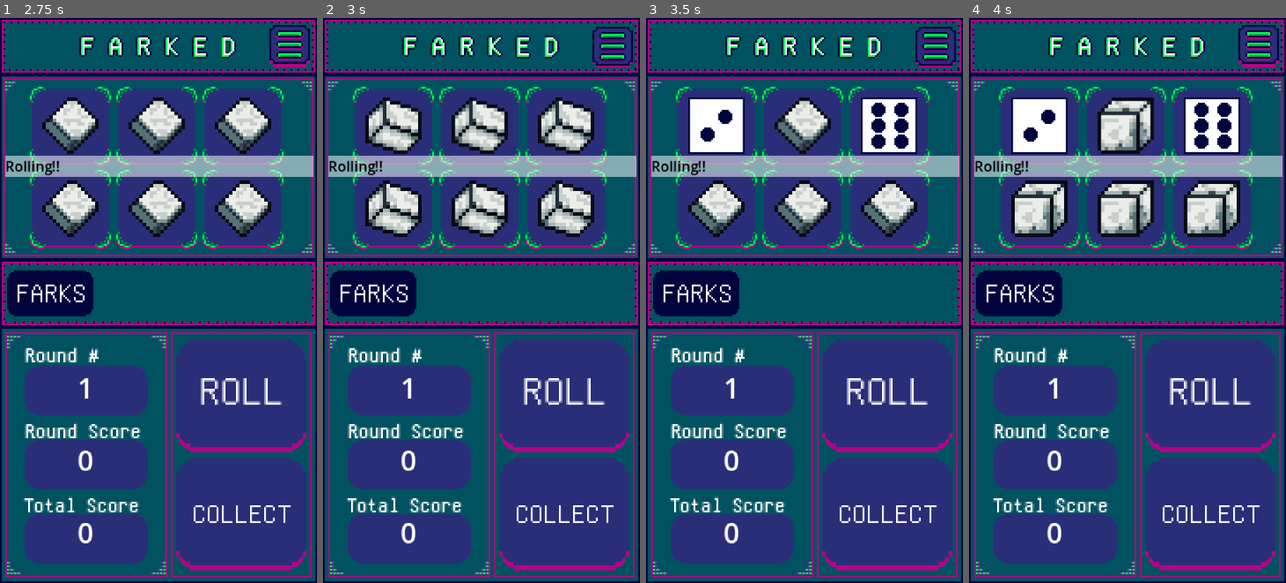
Above: before the commit, frames 1-4 (left to right).
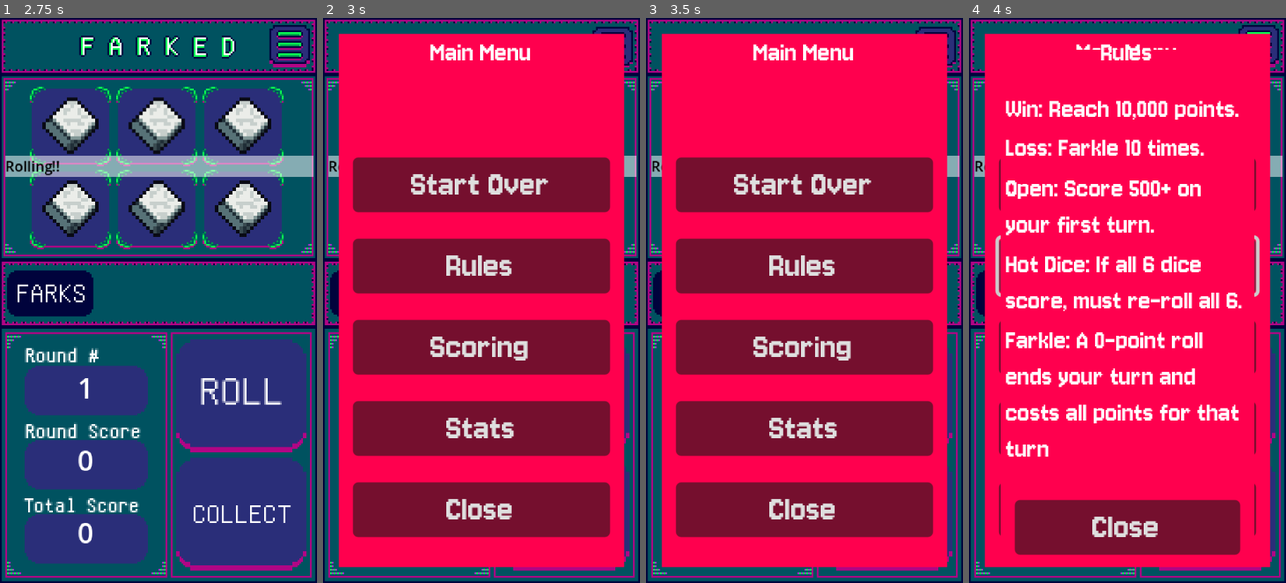
Above: after the commit, the same moments.

Repository: mdcoxe/mobile_farkle
Game: Godot game, scene res://Scene/Start.tscn
The game is run twice, just before and just after one commit, with the same random seed, the same clock (stepped at 60 frames per second) and the same inputs.
Inputs (mouse positions are in pixels of both pictures, inside the frame that each line leads up to):
- Up to frame 1 (2.75 s): click "Play" at 0.5 s; click (291, 51) at 1.25 s; click (247, 396) at 2 s
- Up to frame 2 (3 s): click (614, 51) at 2.75 s
- Up to frame 3 (3.5 s): no input
- Up to frame 4 (4 s): click (1127, 266) at 3.5 s, where only the run after the commit has a clickable "Rules"

Frame 1 is identical in both runs. In frame 2, 85% of the frame differs, in the area x 4-96%, y 2-98%; in frame 3, 85%; in frame 4, 85%.

Commit message:
Created game menu, added buttons and logic.

Diff:
--- /dev/null
+++ b/Scene/GameMenu.tscn
@@ -0,0 +1,122 @@
+[gd_scene load_steps=3 format=3 uid="uid://ci4ux2oq2ijj"]
+
+[ext_resource type="Script" uid="uid://bxyxykubhu52r" path="res://Scripts/game_menu.gd" id="1_qwpw8"]
+[ext_resource type="FontFile" uid="uid://iq653u836gk" path="res://Assets/Fonts/Jersey10-Regular.ttf" id="2_lvykh"]
+
+[node name="GameMenu" type="MarginContainer"]
+anchors_preset = 15
+anchor_right = 1.0
+anchor_bottom = 1.0
+grow_horizontal = 2
+grow_vertical = 2
+theme_override_constants/margin_left = 9
+theme_override_constants/margin_top = 9
+theme_override_constants/margin_right = 9
+theme_override_constants/margin_bottom = 9
+script = ExtResource("1_qwpw8")
+
+[node name="ColorRect" type="ColorRect" parent="."]
+layout_mode = 2
+color = Color(1, 0, 0.305882, 1)
+
+[node name="MarginContainer" type="MarginContainer" parent="ColorRect"]
+layout_mode = 1
+anchors_preset = 15
+anchor_right = 1.0
+anchor_bottom = 1.0
+grow_horizontal = 2
+grow_vertical = 2
+theme_override_constants/margin_left = 3
+theme_override_constants/margin_top = 3
+theme_override_constants/margin_right = 3
+theme_override_constants/margin_bottom = 3
+
+[node name="VBoxContainer" type="VBoxContainer" parent="ColorRect/MarginContainer"]
+layout_mode = 2
+theme_override_constants/separation = 5
+
+[node name="Title" type="Label" parent="ColorRect/MarginContainer/VBoxContainer"]
+layout_mode = 2
+theme_override_fonts/font = ExtResource("2_lvykh")
+text = "Main Menu
+
+"
+horizontal_alignment = 1
+
+[node name="StartOverButtonCont" type="MarginContainer" parent="ColorRect/MarginContainer/VBoxContainer"]
+layout_mode = 2
+theme_override_constants/margin_left = 5
+theme_override_constants/margin_top = 5
+theme_override_constants/margin_right = 5
+theme_override_constants/margin_bottom = 5
+
+[node name="StartOverButton" type="Button" parent="ColorRect/MarginContainer/VBoxContainer/StartOverButtonCont"]
+custom_minimum_size = Vector2(0, 30)
+layout_mode = 2
+theme_override_fonts/font = ExtResource("2_lvykh")
+theme_override_font_sizes/font_size = 21
+text = "Start Over"
+
+[node name="RulesButtonCon" type="MarginContainer" parent="ColorRect/MarginContainer/VBoxContainer"]
+layout_mode = 2
+theme_override_constants/margin_left = 5
+theme_override_constants/margin_top = 5
+theme_override_constants/margin_right = 5
+theme_override_constants/margin_bottom = 5
+
+[node name="RulesButton" type="Button" parent="ColorRect/MarginContainer/VBoxContainer/RulesButtonCon"]
+custom_minimum_size = Vector2(0, 30)
+layout_mode = 2
+theme_override_fonts/font = ExtResource("2_lvykh")
+theme_override_font_sizes/font_size = 21
+text = "Rules
+"
+
+[node name="ScoringButtonCont" type="MarginContainer" parent="ColorRect/MarginContainer/VBoxContainer"]
+layout_mode = 2
+theme_override_constants/margin_left = 5
+theme_override_constants/margin_top = 5
+theme_override_constants/margin_right = 5
+theme_override_constants/margin_bottom = 5
+
+[node name="ScoringButton" type="Button" parent="ColorRect/MarginContainer/VBoxContainer/ScoringButtonCont"]
+custom_minimum_size = Vector2(0, 30)
+layout_mode = 2
+theme_override_fonts/font = ExtResource("2_lvykh")
+theme_override_font_sizes/font_size = 21
+text = "Scoring
+"
+
+[node name="StatsButtonCon" type="MarginContainer" parent="ColorRect/MarginContainer/VBoxContainer"]
+layout_mode = 2
+theme_override_constants/margin_left = 5
+theme_override_constants/margin_top = 5
+theme_override_constants/margin_right = 5
+theme_override_constants/margin_bottom = 5
+
+[node name="StatsButton" type="Button" parent="ColorRect/MarginContainer/VBoxContainer/StatsButtonCon"]
+custom_minimum_size = Vector2(0, 30)
+layout_mode = 2
+theme_override_fonts/font = ExtResource("2_lvykh")
+theme_override_font_sizes/font_size = 21
+text = "Stats"
+
+[node name="CloseButtonCont" type="MarginContainer" parent="ColorRect/MarginContainer/VBoxContainer"]
+layout_mode = 2
+theme_override_constants/margin_left = 5
+theme_override_constants/margin_top = 5
+theme_override_constants/margin_right = 5
+theme_override_constants/margin_bottom = 5
+
+[node name="CloseButton" type="Button" parent="ColorRect/MarginContainer/VBoxContainer/CloseButtonCont"]
+custom_minimum_size = Vector2(0, 30)
+layout_mode = 2
+theme_override_fonts/font = ExtResource("2_lvykh")
+theme_override_font_sizes/font_size = 21
+text = "Close"
+
+[connection signal="pressed" from="ColorRect/MarginContainer/VBoxContainer/StartOverButtonCont/StartOverButton" to="." method="_on_start_over_button_pressed"]
+[connection signal="pressed" from="ColorRect/MarginContainer/VBoxContainer/RulesButtonCon/RulesButton" to="." method="_on_rules_button_pressed"]
+[connection signal="pressed" from="ColorRect/MarginContainer/VBoxContainer/ScoringButtonCont/ScoringButton" to="." method="_on_scoring_button_pressed"]
+[connection signal="pressed" from="ColorRect/MarginContainer/VBoxContainer/StatsButtonCon/StatsButton" to="." method="_on_stats_button_pressed"]
+[connection signal="pressed" from="ColorRect/MarginContainer/VBoxContainer/CloseButtonCont/CloseButton" to="." method="_on_close_button_pressed"]
--- a/Scene/Small.tscn
+++ b/Scene/Small.tscn
@@ -69,7 +69,7 @@
 layout_mode = 2
 texture = SubResource("AtlasTexture_phsnv")
 
-[node name="HeaderHBox" type="HBoxContainer" parent="VBoxContainer/Header"]
+[node name="MainMenu" type="HBoxContainer" parent="VBoxContainer/Header"]
 custom_minimum_size = Vector2(32, 0)
 layout_mode = 1
 anchors_preset = 15
@@ -79,17 +79,17 @@
 grow_vertical = 2
 size_flags_vertical = 3
 
-[node name="Spacer" type="Control" parent="VBoxContainer/Header/HeaderHBox"]
-layout_mode = 2
-size_flags_horizontal = 3
-
-[node name="MarginContainer" type="MarginContainer" parent="VBoxContainer/Header/HeaderHBox"]
+[node name="Spacer" type="Control" parent="VBoxContainer/Header/MainMenu"]
+layout_mode = 2
+size_flags_horizontal = 3
+
+[node name="MarginContainer" type="MarginContainer" parent="VBoxContainer/Header/MainMenu"]
 layout_mode = 2
 mouse_filter = 2
 theme_override_constants/margin_top = 4
 theme_override_constants/margin_right = 3
 
-[node name="Hamburger" type="TextureButton" parent="VBoxContainer/Header/HeaderHBox/MarginContainer"]
+[node name="Hamburger" type="TextureButton" parent="VBoxContainer/Header/MainMenu/MarginContainer"]
 z_as_relative = false
 custom_minimum_size = Vector2(24, 24)
 layout_mode = 2
@@ -241,5 +241,6 @@
 theme_override_colors/font_color = Color(0, 0, 0, 1)
 theme_override_font_sizes/font_size = 8
 
+[connection signal="pressed" from="VBoxContainer/Header/MainMenu/MarginContainer/Hamburger" to="Managers/GameManager" method="_on_hamburger_pressed"]
 [connection signal="pressed" from="VBoxContainer/Bottom/HBoxContainer/ButtonBox/MarginContainer/RollButton" to="Managers/GameManager" method="_on_roll_button_pressed"]
 [connection signal="pressed" from="VBoxContainer/Bottom/HBoxContainer/ButtonBox/MarginContainer2/CollectButton" to="Managers/GameManager" method="_on_end_button_pressed"]
--- a/Scripts/game_manager.gd
+++ b/Scripts/game_manager.gd
@@ -23,6 +23,7 @@
 	preload("res://Assets/Dice/dice6.tscn"),
 ]
 const F_ICON := preload("res://Assets/buttons/farkleicon.tscn")
+const GAME_MENU_SCENE := preload("res://Scene/GameMenu.tscn")
 const GAME_OVER_STATS = preload("res://Scene/GameOverStats.tscn")
 
 var _rolling_anim_active: bool = false
@@ -264,3 +265,9 @@
 
 func _on_end_button_pressed():
 	game.intent_bank()
+
+
+
+func _on_hamburger_pressed() -> void:
+	var scene = GAME_MENU_SCENE.instantiate()
+	add_child(scene)
--- /dev/null
+++ b/Scripts/game_menu.gd
@@ -0,0 +1,24 @@
+extends MarginContainer
+
+const RULES_SCENE = preload("res://Scene/Rules.tscn")
+const SCORING_SCENE = preload("res://Scene/Scoring.tscn")
+const STATS_SCENE = preload("res://Scene/Scoring.tscn")
+
+func _on_close_button_pressed() -> void:
+	queue_free()
+	print("Scene unloaded.")
+
+func _on_stats_button_pressed() -> void:
+	var scene = STATS_SCENE.instantiate()
+	add_child(scene)
+
+func _on_scoring_button_pressed() -> void:
+	var scene = SCORING_SCENE.instantiate()
+	add_child(scene)
+
+func _on_rules_button_pressed() -> void:
+	var scene = RULES_SCENE.instantiate()
+	add_child(scene)
+
+func _on_start_over_button_pressed() -> void:
+	pass
Not shown, added: Scripts/game_menu.gd.uid
